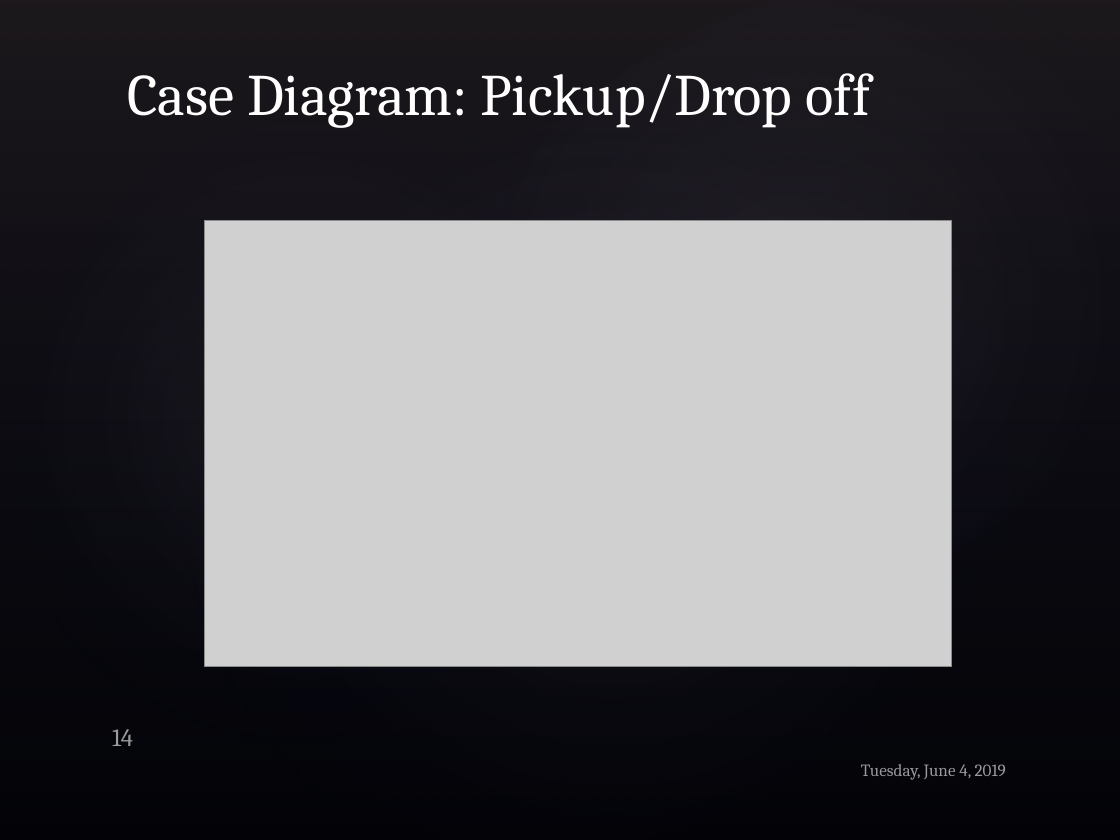
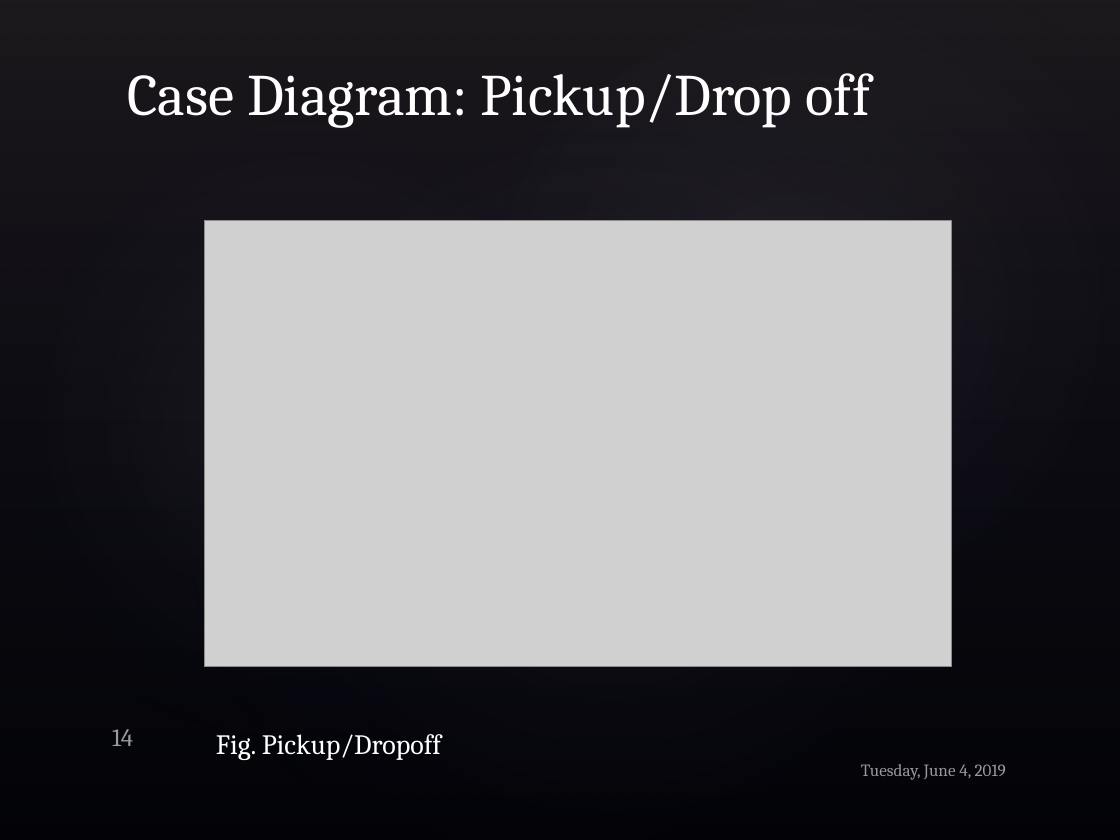
Before and after one commit to iv1660yg/MSU-ICS-370, a slide deck: slide 14 of Project_Inception.pptx. Drawn at 1120x840 pixels with LibreOffice and Linux fonts; fonts in the diff are those of the drawing; grey boxes stand for pictures; background and template pictures are left out. Boxes give left, top, right and bottom in pixels: in the first picture for what was removed or moved away, otherwise in the second. Text is boxed around its words. In the diff, an @@ line names an element or a change of style, - is before the commit and + after.

```diff
--- a/Project_Inception.pptx
+++ b/Project_Inception.pptx
@@ text added at box(216, 734, 441, 760), 18 pt, text #FFFFFF @@
+Fig. Pickup/Dropoff
```
Also in this commit, not shown: 3 other slides changed.
